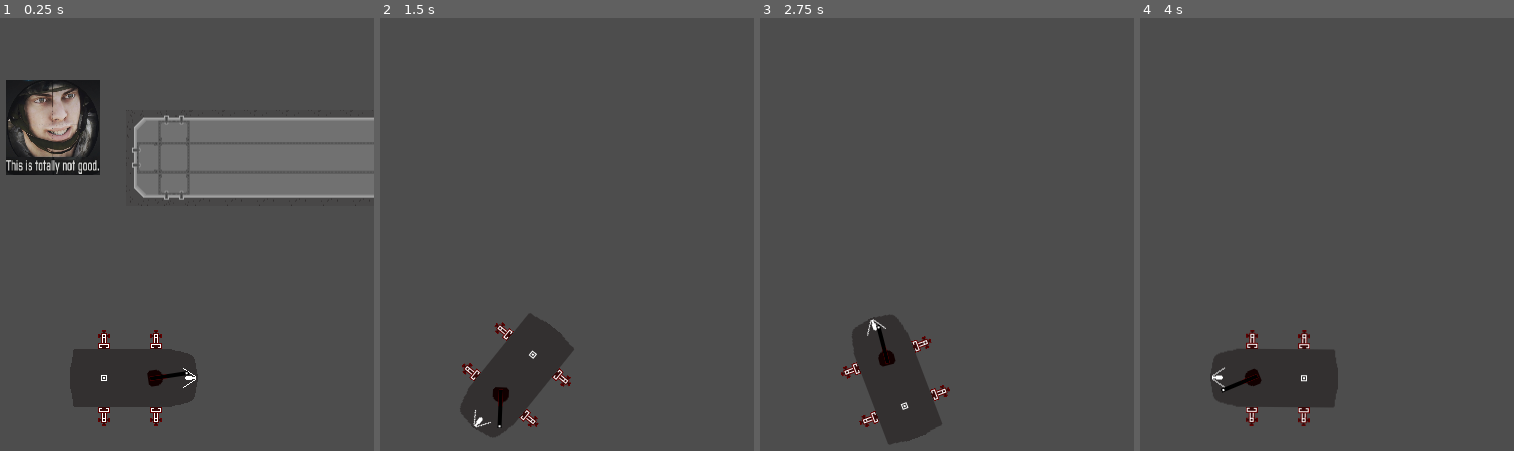
Above: before the commit, frames 1-4 (left to right).
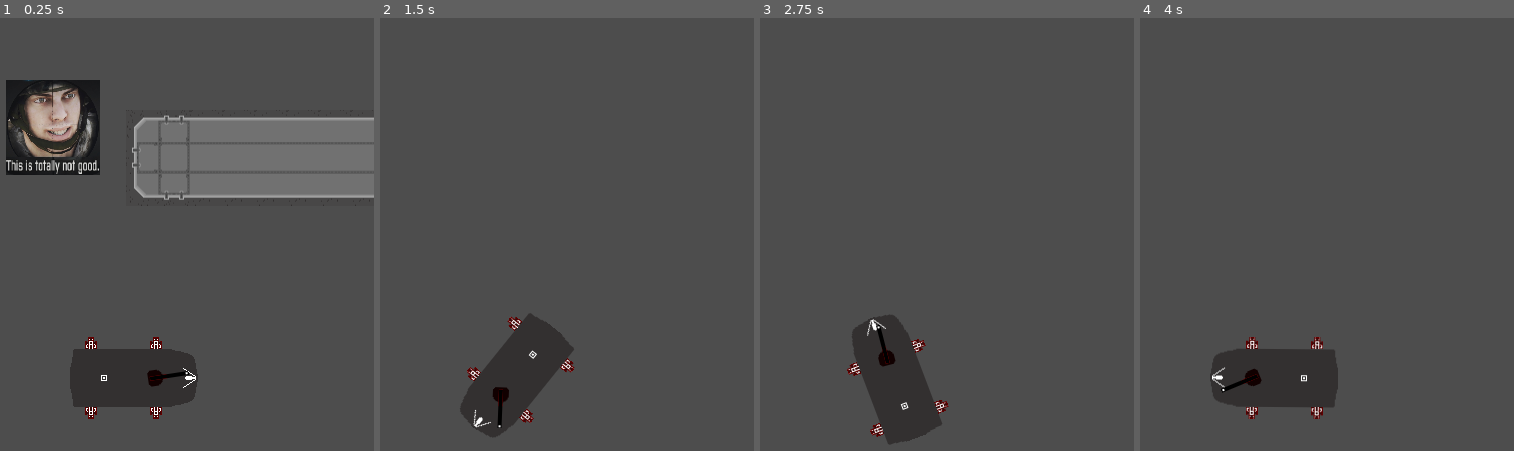
Above: after the commit, the same moments.

Repository: CatWizard47/WormGame
Game: Godot game, scene res://Scenes/main_test_thingy.tscn
Two runs of this game, one before a commit and one after it. Both use one fixed random seed, a clock stepped at 60 frames per second and the inputs below.
Inputs (mouse positions are in pixels of both pictures, inside the frame that each line leads up to):
- Up to frame 1 (0.25 s): no input
- Up to frame 2 (1.5 s): move the mouse to (619, 342) at 0.52 s; press the mouse at (619, 342) at 0.53 s; hold D (move_right) 0.53-1.28 s; move the mouse to (417, 412) at 1.27 s; release the mouse at (417, 412) at 1.28 s; hold S (move_backward) from 1.28 s (still down); click (417, 412) at 1.35 s
- Up to frame 3 (2.75 s): tap Enter at 2 s; move the mouse to (943, 221) at 2.02 s; release S (move_backward) at 2.03 s; press the mouse at (943, 221) at 2.03 s; hold D (move_right) from 2.03 s (still down)
- Up to frame 4 (4 s): move the mouse to (outside the picture) at 2.77 s; release D (move_right) at 2.78 s; release the mouse at (outside the picture) at 2.78 s; hold W (move_forward) 2.78-3.53 s; click (outside the picture) at 2.85 s; tap Space at 3.5 s; move the mouse to (outside the picture) at 3.52 s; press the mouse at (outside the picture) at 3.53 s; hold A (move_left) from 3.53 s (still down)

The runs differ from the first frame. In frame 1, 0.5% of the frame differs, in the area x 22-44%, y 72-95%; in frame 2, 0.5%; in frame 3, 0.5%; in frame 4, 0.5%, in the area x 28-49%, y 72-95%.
Error after the commit: Parse Error: Expected an expression after "=". (res://leg_movement.gd:16)

Commit message:
setup for leg animation

Diff:
--- /dev/null
+++ b/Scenes/leg_node.tscn
@@ -0,0 +1,16 @@
+[gd_scene format=3 uid="uid://bwvhd3fu0cuno"]
+
+[ext_resource type="Texture2D" uid="uid://cs8kn84pt41ia" path="res://Resources/Legs/leg_test_node.png" id="1_xwrrd"]
+[ext_resource type="Script" uid="uid://dlk6xemyydp0h" path="res://leg_movement.gd" id="2_vt4as"]
+[ext_resource type="Texture2D" uid="uid://dowar2fjcg3w5" path="res://Resources/Legs/leg_test_arm.png" id="3_ttqad"]
+[ext_resource type="Texture2D" uid="uid://j5ehjj5fyfu0" path="res://Resources/Legs/leg_test_foot.png" id="4_n3tqo"]
+
+[node name="leg_node" type="Sprite2D" unique_id=448767190]
+texture = ExtResource("1_xwrrd")
+script = ExtResource("2_vt4as")
+
+[node name="leg_arm" type="Sprite2D" parent="." unique_id=1247987569]
+texture = ExtResource("3_ttqad")
+
+[node name="leg_foot" type="Sprite2D" parent="leg_arm" unique_id=1914037164]
+texture = ExtResource("4_n3tqo")
--- a/Scenes/player.tscn
+++ b/Scenes/player.tscn
@@ -3,9 +3,7 @@
 [ext_resource type="Script" uid="uid://m4n14id8pcxq" path="res://scripts/player.gd" id="1_6t5aa"]
 [ext_resource type="Texture2D" uid="uid://dxl8likyr37n8" path="res://Resources/Hulls/hull_test.png" id="2_onrkg"]
 [ext_resource type="PackedScene" uid="uid://bkhtrtgemtxcv" path="res://Scenes/player_main_turret.tscn" id="3_i3pqv"]
-[ext_resource type="Texture2D" uid="uid://cs8kn84pt41ia" path="res://Resources/Legs/leg_test_node.png" id="4_x3wgy"]
-[ext_resource type="Texture2D" uid="uid://dowar2fjcg3w5" path="res://Resources/Legs/leg_test_arm.png" id="5_3smsa"]
-[ext_resource type="Texture2D" uid="uid://j5ehjj5fyfu0" path="res://Resources/Legs/leg_test_foot.png" id="6_8erm5"]
+[ext_resource type="PackedScene" uid="uid://bwvhd3fu0cuno" path="res://Scenes/leg_node.tscn" id="4_vgqql"]
 
 [sub_resource type="RectangleShape2D" id="RectangleShape2D_onrkg"]
 size = Vector2(127, 58)
@@ -38,62 +36,18 @@
 [node name="player_main_turret" parent="." unique_id=444234207 instance=ExtResource("3_i3pqv")]
 position = Vector2(21, 0)
 
-[node name="leg_node_1" type="Sprite2D" parent="." unique_id=2116423017]
-z_index = 1
+[node name="leg_node_1" parent="." unique_id=448767190 instance=ExtResource("4_vgqql")]
 position = Vector2(22, -35)
 rotation = -1.5707964
-texture = ExtResource("4_x3wgy")
 
-[node name="leg_arm" type="Sprite2D" parent="leg_node_1" unique_id=1105492731]
-z_index = -1
-position = Vector2(3, 0)
-texture = ExtResource("5_3smsa")
-
-[node name="leg_foot" type="Sprite2D" parent="leg_node_1/leg_arm" unique_id=1350448606]
-position = Vector2(4, 0)
-texture = ExtResource("6_8erm5")
-
-[node name="leg_node_3" type="Sprite2D" parent="." unique_id=783229104]
-z_index = 1
-position = Vector2(-30, -35)
-rotation = -1.5707964
-texture = ExtResource("4_x3wgy")
-
-[node name="leg_arm" type="Sprite2D" parent="leg_node_3" unique_id=514809511]
-z_index = -1
-position = Vector2(3, 0)
-texture = ExtResource("5_3smsa")
-
-[node name="leg_foot" type="Sprite2D" parent="leg_node_3/leg_arm" unique_id=341406469]
-position = Vector2(4, 0)
-texture = ExtResource("6_8erm5")
-
-[node name="leg_node_2" type="Sprite2D" parent="." unique_id=449876895]
-z_index = 1
+[node name="leg_node_2" parent="." unique_id=1639404080 instance=ExtResource("4_vgqql")]
 position = Vector2(22, 35)
 rotation = 1.5707964
-texture = ExtResource("4_x3wgy")
 
-[node name="leg_arm" type="Sprite2D" parent="leg_node_2" unique_id=596259082]
-z_index = -1
-position = Vector2(3, 0)
-texture = ExtResource("5_3smsa")
+[node name="leg_node_4" parent="." unique_id=637226011 instance=ExtResource("4_vgqql")]
+position = Vector2(-43, 35)
+rotation = 1.5707964
 
-[node name="leg_foot" type="Sprite2D" parent="leg_node_2/leg_arm" unique_id=1290171688]
-position = Vector2(4, 0)
-texture = ExtResource("6_8erm5")
-
-[node name="leg_node_4" type="Sprite2D" parent="." unique_id=470016949]
-z_index = 1
-position = Vector2(-30, 35)
-rotation = 1.5707964
-texture = ExtResource("4_x3wgy")
-
-[node name="leg_arm" type="Sprite2D" parent="leg_node_4" unique_id=215617958]
-z_index = -1
-position = Vector2(3, 0)
-texture = ExtResource("5_3smsa")
-
-[node name="leg_foot" type="Sprite2D" parent="leg_node_4/leg_arm" unique_id=988318903]
-position = Vector2(4, 0)
-texture = ExtResource("6_8erm5")
+[node name="leg_node_3" parent="." unique_id=342190037 instance=ExtResource("4_vgqql")]
+position = Vector2(-43, -35)
+rotation = -1.5707964
--- /dev/null
+++ b/leg_movement.gd
@@ -0,0 +1,22 @@
+extends Sprite2D
+var leg_reach: int
+var step_time: float
+var foot_placement: Vector2
+
+
+func setup(reach: int, time: float) -> void:
+	leg_reach = reach
+	step_time = time
+
+func _move(position: Vector2) -> void:
+	pass
+
+# Called every frame. 'delta' is the elapsed time since the previous frame.
+func _process(delta: float) -> void:
+	global_position =
+	pass
+
+# Called when the node enters the scene tree for the first time.
+func _ready() -> void:
+	#this will need to decide whether it's left or right facing
+	pass # Replace with function body.
Not shown, added: leg_movement.gd.uid
